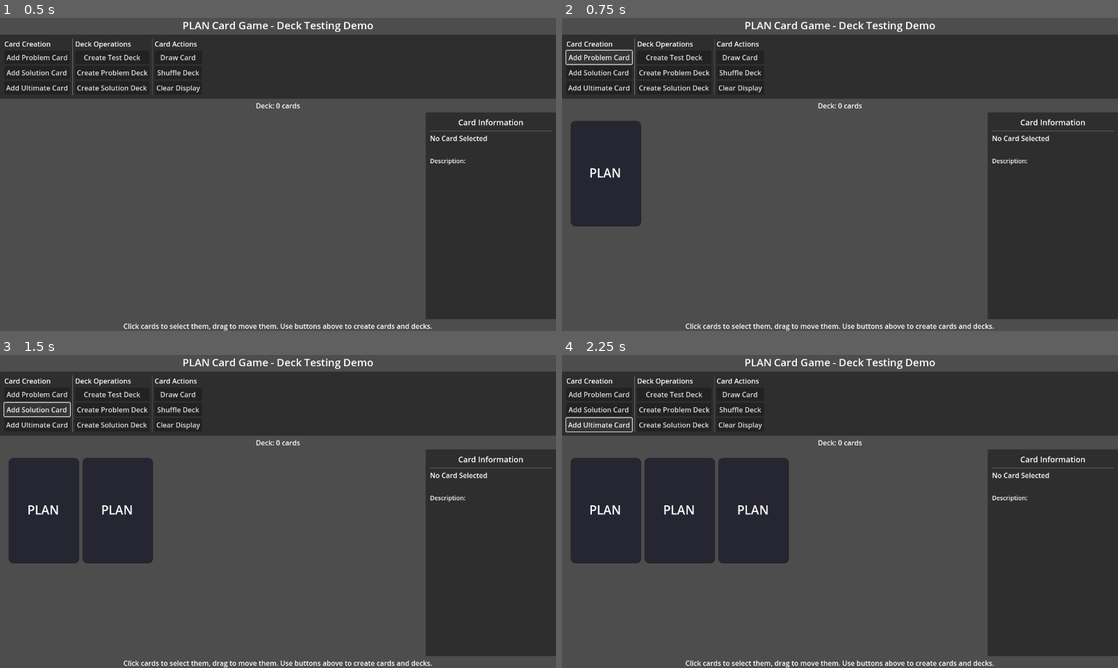
Above: before the commit, frames 1-4 (two rows, left to right).
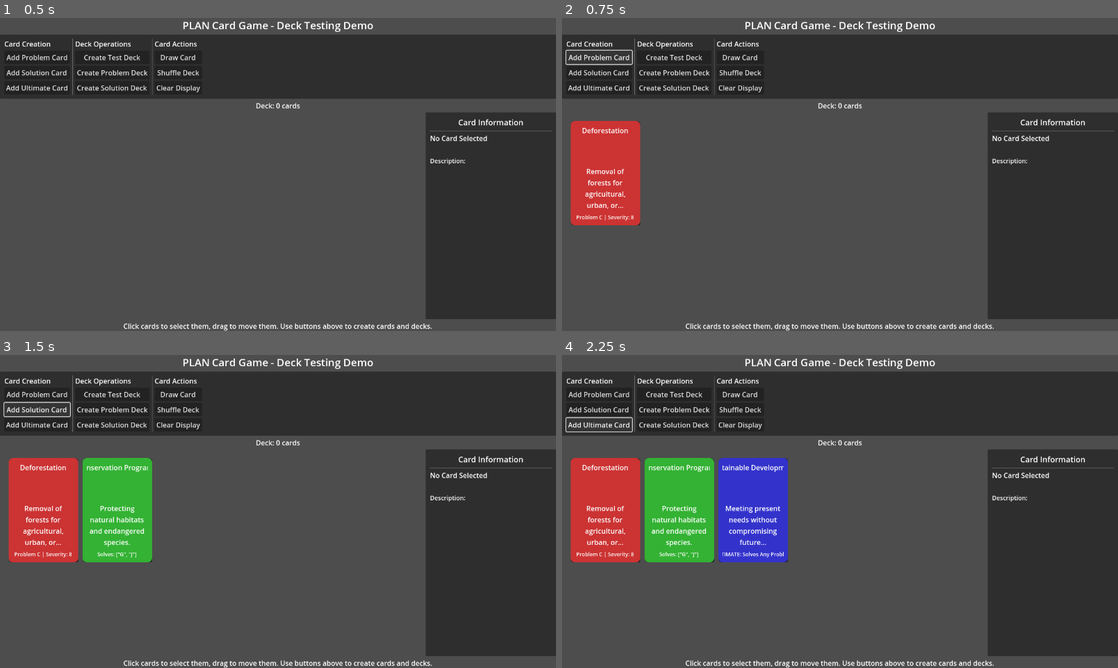
Above: after the commit, the same moments.

Repository: notalentgeek/plan-game
Game: Godot game, scene res://demos/card/card_deck_demo.tscn
The game is run twice, just before and just after one commit, with the same random seed, the same clock (stepped at 60 frames per second) and the same inputs.
Inputs:
- Up to frame 1 (0.5 s): no input
- Up to frame 2 (0.75 s): click "Add Problem Card" at 0.5 s
- Up to frame 3 (1.5 s): click "Add Solution Card" at 1.25 s
- Up to frame 4 (2.25 s): click "Add Ultimate Card" at 2 s

Frame 1 is identical in both runs. In frame 2, 4.3% of the frame differs, in the area x 1-15%, y 32-67%; in frame 3, 8.5%; in frame 4, 13%, in the area x 1-41%, y 32-67%.

Commit message:
Added Demo Test Scene That Doesn't Really Work
The next thing to do is to build the test scene more methodically, step by step.

Diff:
--- a/plan-game/demos/card/card_deck_demo.gd
+++ b/plan-game/demos/card/card_deck_demo.gd
@@ -14,6 +14,9 @@
 var card_info_type: Label
 var card_info_description: Label
 var card_info_details: Label
+
+var is_dragging = false
+var drag_started = false
 
 # Card display constants
 const CARD_SPACING = 10
@@ -613,9 +616,11 @@
 # ----- Card Interaction Handlers -----
 func _on_card_clicked(card: Card) -> void:
 	"""
-	Handle card click events.
-	"""
-	print("Card clicked: ", card.card_name)
+	Handle card click events from CardVisual signals.
+	This will be called when the CardVisual emits a click event,
+	but we'll handle the actual flip in the _input function now.
+	"""
+	print("Card clicked signal: ", card.card_name)
 
 	# Update card info panel
 	_update_card_info(card)
@@ -634,9 +639,7 @@
 						other_child.set_visual_state(CardVisual.VisualState.DEFAULT)
 				child.set_visual_state(CardVisual.VisualState.SELECTED)
 
-			# Toggle the card flip
-			print("Toggling card flip")
-			child.toggle_flip()
+			# We'll handle flip in _input to avoid interrupting drags
 			break
 
 func _on_card_hover_started(card: Card) -> void:
@@ -655,9 +658,36 @@
 	"""
 	Process function used for card dragging.
 	"""
-	if selected_card_visual and Input.is_mouse_button_pressed(MOUSE_BUTTON_LEFT):
+	if selected_card_visual and is_dragging:
 		var mouse_pos = get_global_mouse_position()
-		selected_card_visual.global_position = mouse_pos - drag_start_position
+
+		# Only actually move the card if we've moved a bit, to differentiate
+		# between a click and a drag
+		if not drag_started:
+			# Require moving at least 5 pixels to start dragging
+			if (mouse_pos - (selected_card_visual.global_position + drag_start_position)).length() > 5:
+				drag_started = true
+				print("Drag started")
+
+		# Only move the card if dragging has started
+		if drag_started:
+			selected_card_visual.global_position = mouse_pos - drag_start_position
+
+			# Keep card within the bounds of the card display area
+			var card_display_rect = Rect2(
+				card_display_area.global_position,
+				card_display_area.size
+			)
+			selected_card_visual.global_position.x = clamp(
+				selected_card_visual.global_position.x,
+				card_display_rect.position.x,
+				card_display_rect.position.x + card_display_rect.size.x - selected_card_visual.size.x
+			)
+			selected_card_visual.global_position.y = clamp(
+				selected_card_visual.global_position.y,
+				card_display_rect.position.y,
+				card_display_rect.position.y + card_display_rect.size.y - selected_card_visual.size.y
+			)
 
 func _input(event: InputEvent) -> void:
 	"""
@@ -666,28 +696,72 @@
 	if event is InputEventMouseButton:
 		if event.button_index == MOUSE_BUTTON_LEFT:
 			if event.pressed:
-				# Potential drag start - check if we clicked on a card
+				# Start dragging if clicked on a card
 				_try_select_card_at_position(event.global_position)
+				is_dragging = true
+				drag_started = false # We haven't started truly dragging until mouse moves
+				print("Mouse pressed, checking for card selection")
 			else:
-				# Drag end
-				if selected_card_visual:
-					# Return card to grid or handle drop logic here
-					selected_card_visual = null
+				# End dragging
+				print("Mouse released, drag ended")
+
+				# If we never actually dragged the card, treat it as a click
+				if selected_card_visual and not drag_started:
+					# This was a click, not a drag - toggle the card
+					selected_card_visual.toggle_flip()
+					print("Card clicked (not dragged) - flipping")
+
+				# Reset drag state
+				is_dragging = false
+				drag_started = false
 
 func _try_select_card_at_position(global_pos: Vector2) -> void:
 	"""
 	Attempt to select a card at the given position.
 	"""
+	# First, check if we're clicking on a card
 	for child in card_display_area.get_children():
 		if child is CardVisual:
-			var card_global_pos = child.global_position
-			var card_size = child.size
-			var card_rect = Rect2(card_global_pos, card_size)
-
-			if card_rect.has_point(global_pos):
-				selected_card_visual = child
-				# Calculate offset so card doesn't jump to cursor center
-				drag_start_position = global_pos - card_global_pos
-				# Bring selected card to front by moving it to the end of the children list
+			# Get the card's global rect
+			var card_global_rect = Rect2(
+				child.global_position,
+				child.size
+			)
+
+			# Check if the click is within the card's boundaries
+			if card_global_rect.has_point(global_pos):
+				# Select this card for dragging
+				if selected_card_visual != child:
+					# Deselect previous card if any
+					if selected_card_visual:
+						selected_card_visual.set_visual_state(CardVisual.VisualState.DEFAULT)
+
+					# Select new card
+					selected_card_visual = child
+					selected_card_visual.set_visual_state(CardVisual.VisualState.SELECTED)
+
+					# Update card info
+					_update_card_info(child.card)
+
+				# Set up dragging
+				drag_start_position = global_pos - child.global_position
+
+				# Bring selected card to front
 				card_display_area.move_child(child, card_display_area.get_child_count() - 1)
+
+				# Debugging output
+				print("Selected card for dragging: ", child.card.card_name)
 				return
+
+	# If we reach here, no card was clicked
+	if selected_card_visual:
+		selected_card_visual.set_visual_state(CardVisual.VisualState.DEFAULT)
+		selected_card_visual = null
+		_update_card_info(null)
+
+func _ensure_card_front_showing(card_visual: CardVisual) -> void:
+	"""
+	Make sure the card is showing its front face.
+	"""
+	if card_visual and card_visual.flipped:
+		card_visual.flip_to_front()
--- a/plan-game/project.godot
+++ b/plan-game/project.godot
@@ -20,6 +20,10 @@
 window/size/viewport_width=1280
 window/size/viewport_height=720
 
+[editor_plugins]
+
+enabled=PackedStringArray("res://addons/godot2prompt/plugin.cfg")
+
 [rendering]
 
 renderer/rendering_method="gl_compatibility"
Not shown, changed: plan-game/icon.svg.import
